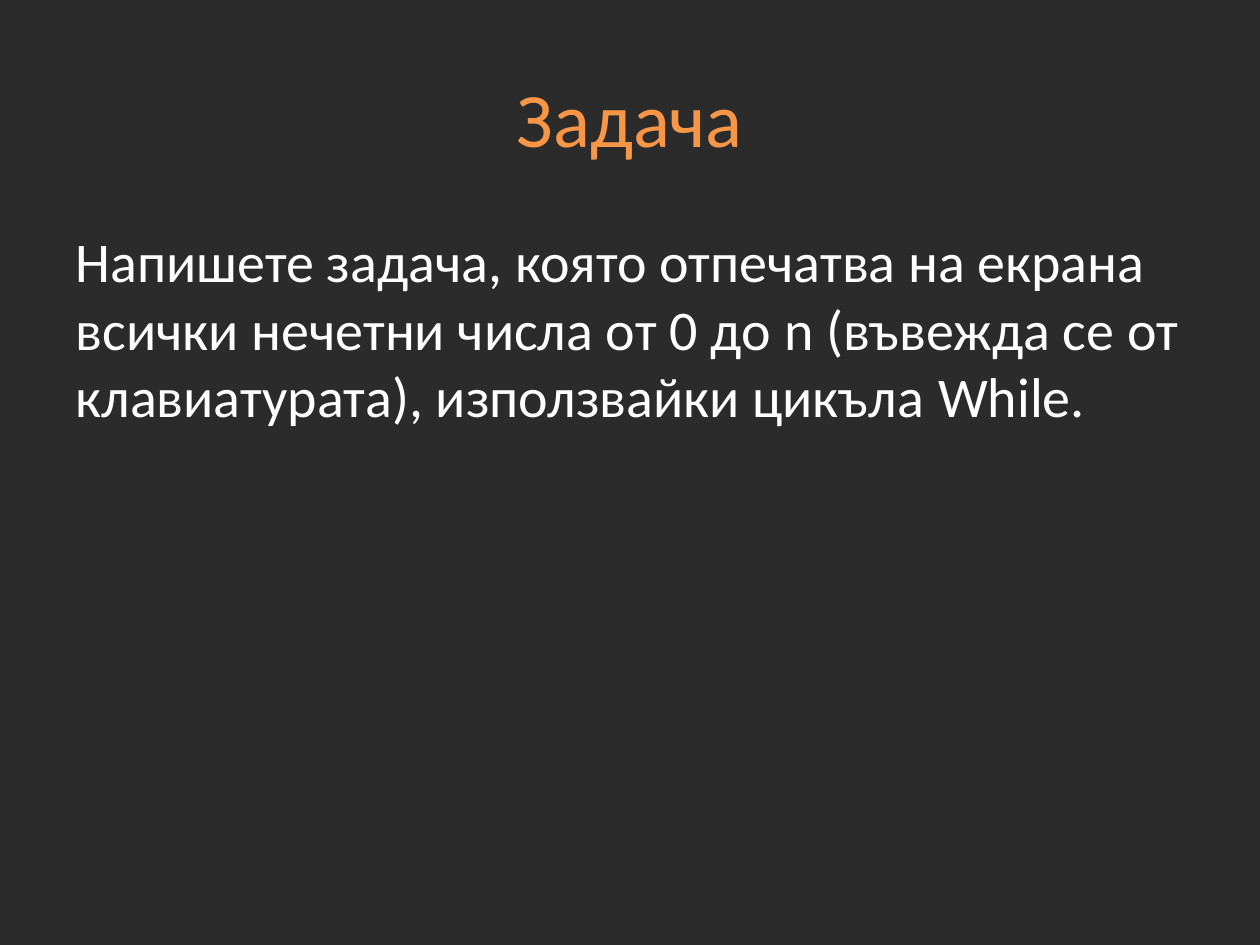
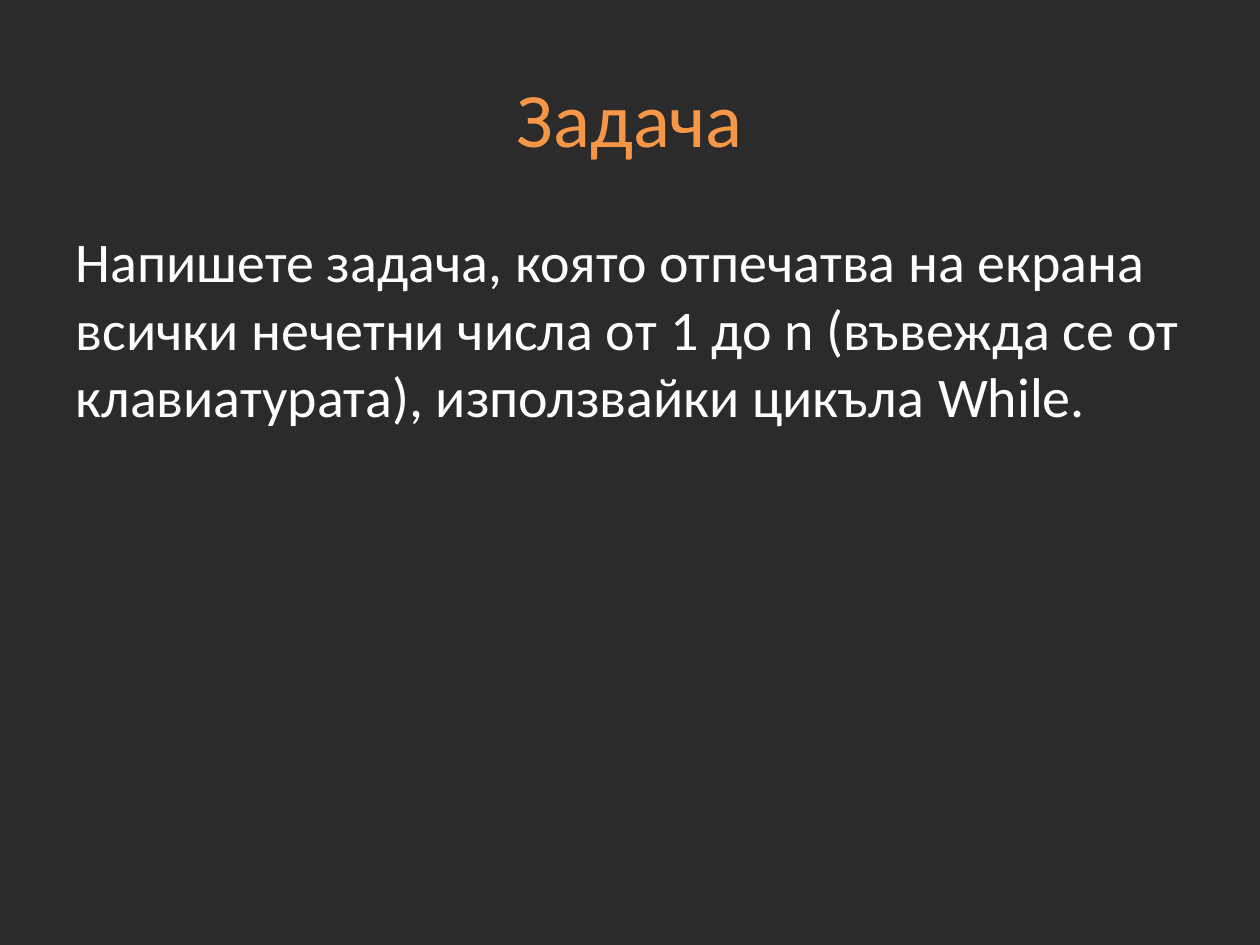
Before and after one commit to Academy-Soft-Intellect/Programming-Introduction-CSharp-Course, a slide deck: slide 6 of 05-Loops.pptx. Drawn at 1260x945 pixels with LibreOffice and Linux fonts; fonts in the diff are those of the drawing; background and template pictures are left out; a plain dark background stands for a picture behind light text. Boxes give left, top, right and bottom in pixels: in the first picture for what was removed or moved away, otherwise in the second. Text is boxed around its words. In the diff, an @@ line names an element or a change of style, - is before the commit and + after.

```diff
--- a/05-Loops.pptx
+++ b/05-Loops.pptx
@@ text at <box>76,246,1178,426</box>: text changed @@
-Напишете задача, която отпечатва на екрана всички нечетни числа от 0 до n (въвежда се от клавиатурата), използвайки цикъла While.
+Напишете задача, която отпечатва на екрана всички нечетни числа от 1 до n (въвежда се от клавиатурата), използвайки цикъла While.
```
Also in this commit, not shown: 12 other files.
